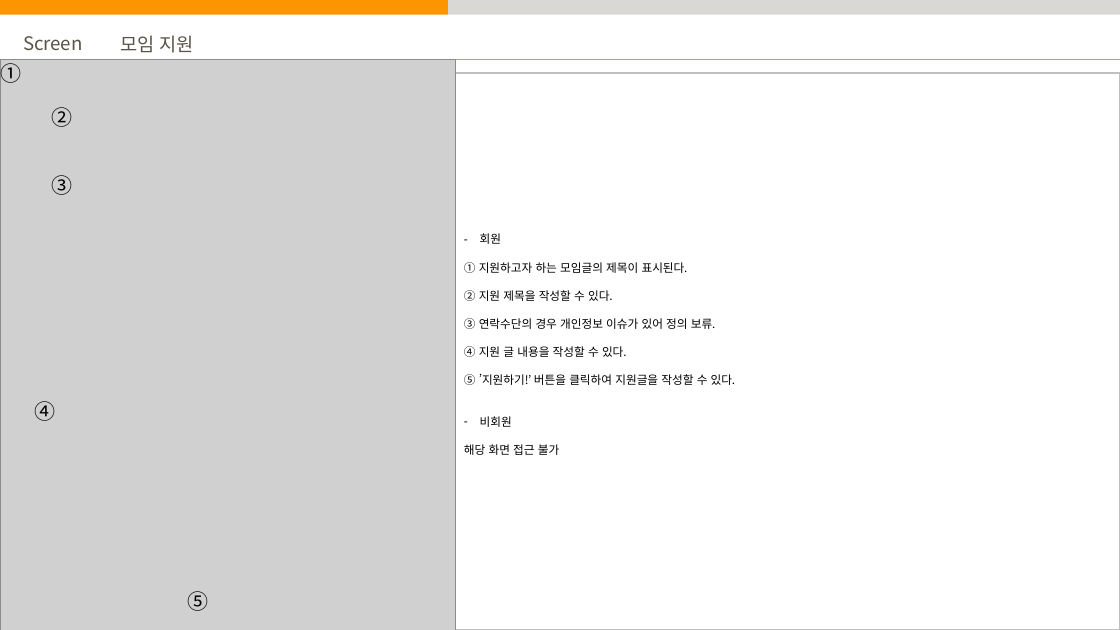
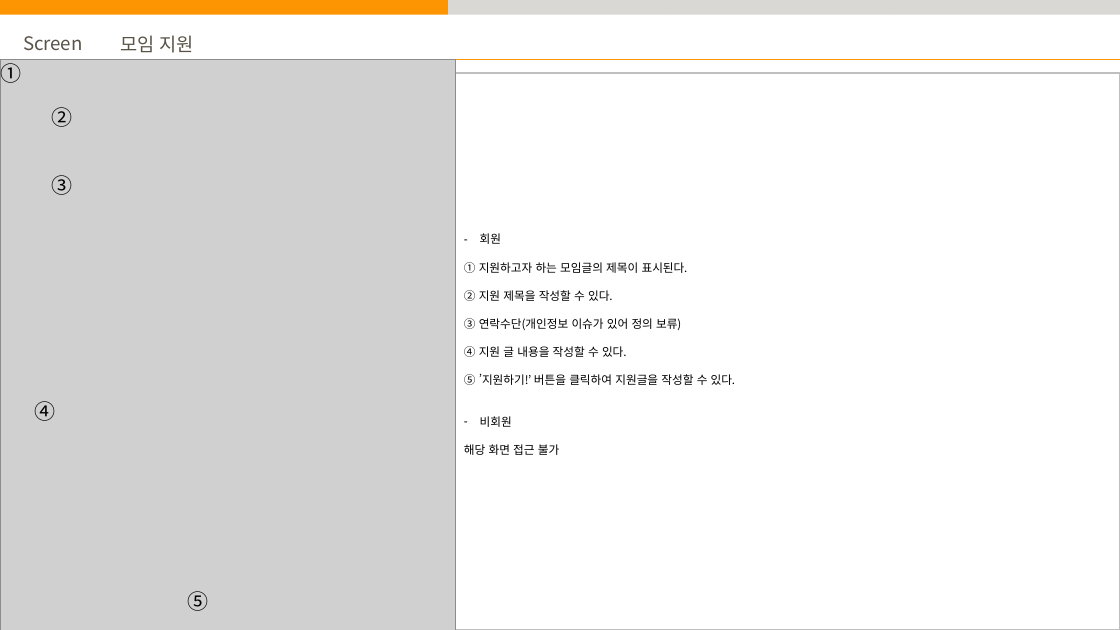
Before and after one commit to ywc-412/stumo_web, a slide deck: slide 7 of doc/1. 화면정의서/STUMO_화면정의서.pptx (slide 8 before the commit). Drawn at 1120x630 pixels with LibreOffice and Linux fonts; fonts in the diff are those of the drawing; grey boxes stand for pictures. Boxes give left, top, right and bottom in pixels: in the first picture for what was removed or moved away, otherwise in the second. Text is boxed around its words. In the diff, an @@ line names an element or a change of style, - is before the commit and + after.

Commit message:
화면정의서

```diff
--- a/doc/1. 화면정의서/STUMO_화면정의서.pptx
+++ b/doc/1. 화면정의서/STUMO_화면정의서.pptx
@@ text in rectangle at (x1=464, y1=318, x2=681, y2=330): text changed @@
-③ 연락수단의 경우 개인정보 이슈가 있어 정의 보류.
+③ 연락수단(개인정보 이슈가 있어 정의 보류)
```
Also in this commit, not shown: 2 slides added, 1 slide removed.
